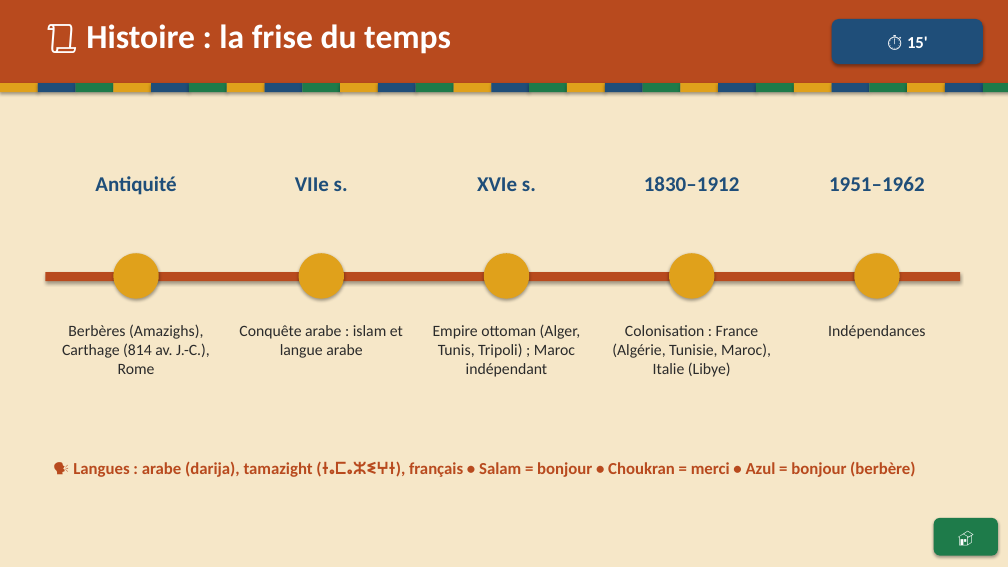
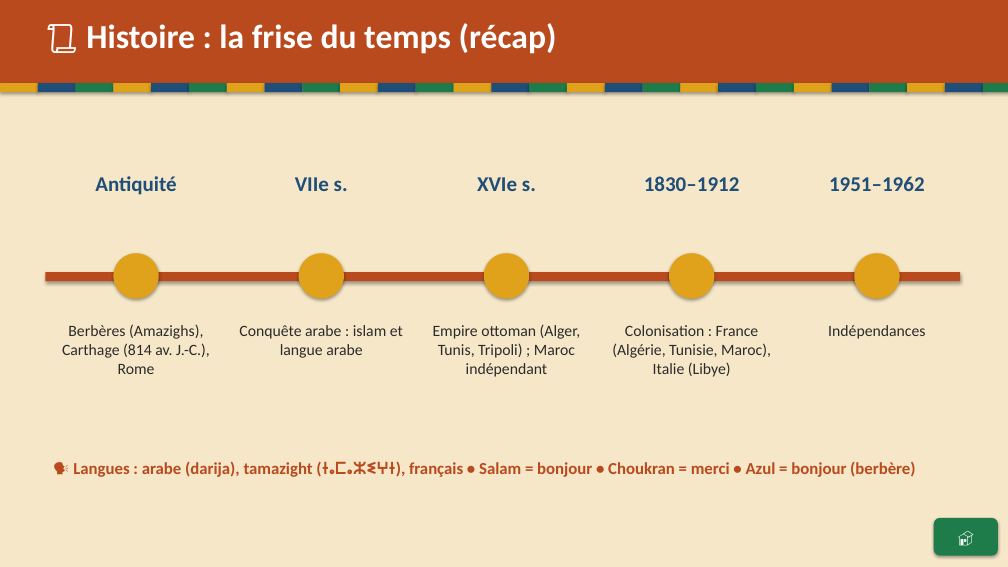
Before and after one commit to Paquereauman/Paquereauman, a slide deck: slide 117 of maghreb/maghreb-interactif.pptx. Drawn at 1008x567 pixels with LibreOffice and Linux fonts; fonts in the diff are those of the drawing. Boxes give left, top, right and bottom in pixels: in the first picture for what was removed or moved away, otherwise in the second. Text is boxed around its words. In the diff, an @@ line names an element or a change of style, - is before the commit and + after.

```diff
--- a/maghreb/maghreb-interactif.pptx
+++ b/maghreb/maghreb-interactif.pptx
@@ text at (86, 23, 557, 54): text changed @@
-📜 Histoire : la frise du temps
+📜 Histoire : la frise du temps (récap)
@@ rounded rectangle removed at (832, 19, 983, 64) @@
-⏱ 15'
```
Also in this commit, not shown: 1 other slide changed, 15 slides added, 1 other file.
